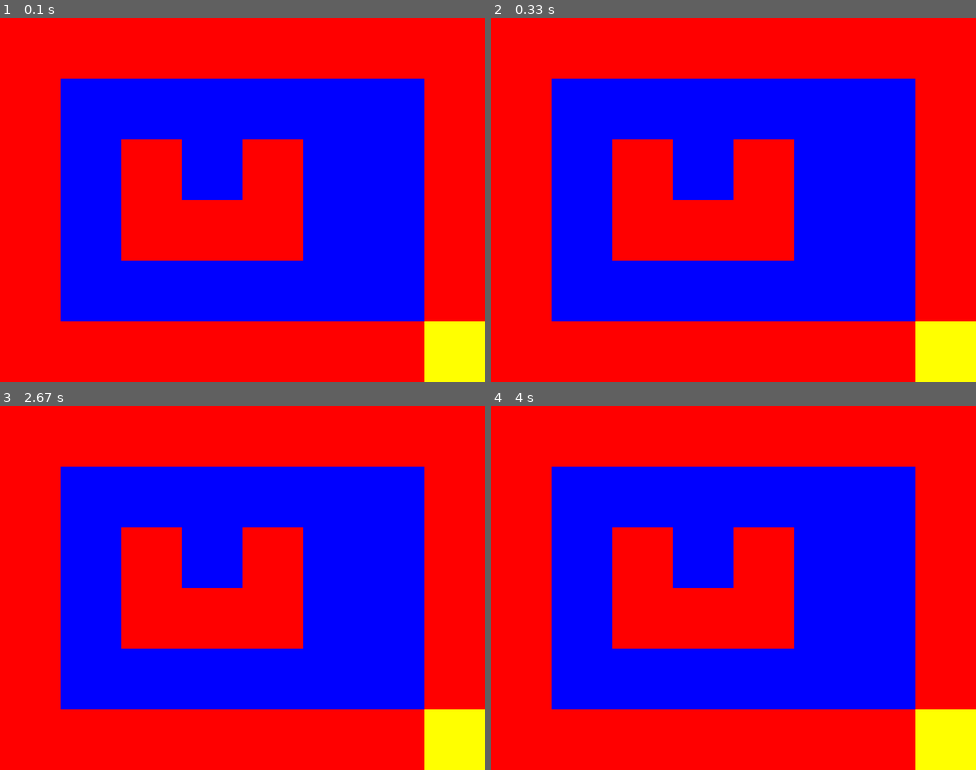
Above: before the commit, frames 1-4 (two rows, left to right).
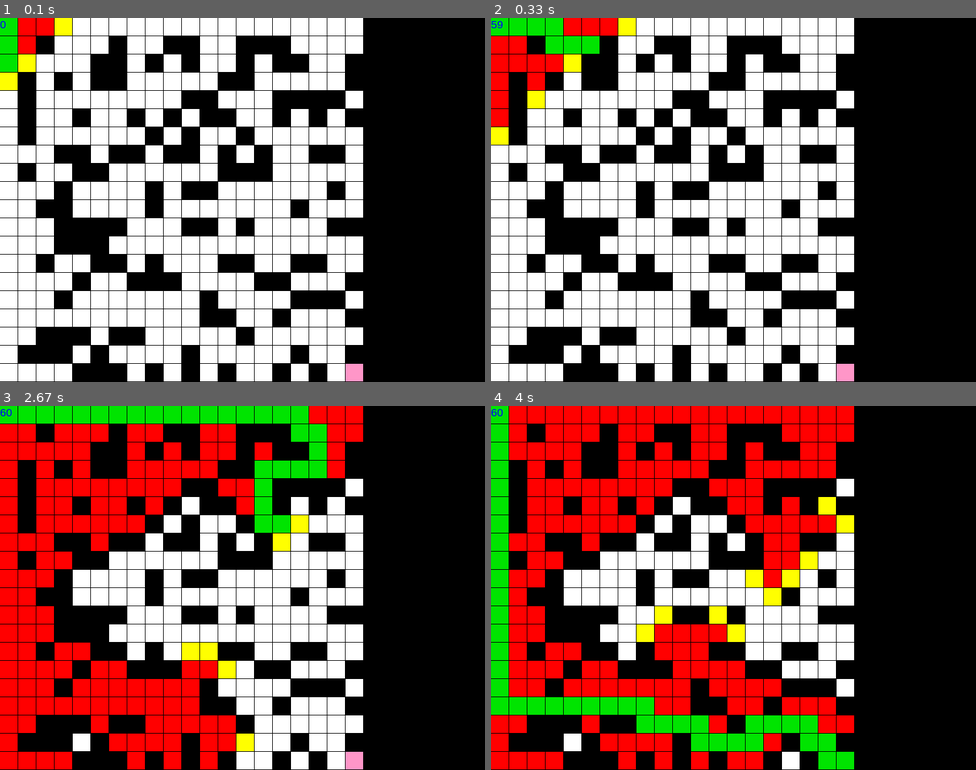
Above: after the commit, the same moments.

Repository: screamodgaf/A-star_Pathfinding-Pygame
Game: pygame game, started from main.py
The game is run twice, just before and just after one commit, with the same random seed, the same clock (stepped at 60 frames per second) and the same inputs.
Inputs:
- Up to frame 1 (0.1 s): no input
- Up to frame 2 (0.33 s): no input
- Up to frame 3 (2.67 s): hold Right 0.33-0.8 s; hold Up 0.83-1.13 s; hold Right 1.17-1.63 s; hold Left from 2.57 s (still down)
- Up to frame 4 (4 s): release Left at 2.97 s; hold Up 3-3.37 s; hold Right from 3.4 s (still down)

The runs differ from the first frame. In frame 1, 99% of the frame differs, in the area x 0-100%, y 0-100%; in frame 2, 98%; in frame 3, 84%; in frame 4, 82%.

Commit message:
3. A* (A-star) search algorithm implemented

Diff:
--- a/main.py
+++ b/main.py
@@ -1,9 +1,8 @@
 # Import the pygame module
 import pygame
 import sys
+import random
 from node import Node
-
-
 def createControlableObject():
     # Create a rectangle object
     rect = pygame.Rect(100, 300, 100, 50)
@@ -29,6 +28,16 @@
         # Move the rectangle down
         player.move_ip(0, 5)
 
+def fps_counter(screen, system_font):
+    fps = str(int(clock.get_fps()))
+    fps_text = system_font.render(fps, 1, pygame.Color("BLUE"))
+    screen.blit(fps_text, (0, 0))  # Adjust the position as needed
+
+def getSystemFont():
+    font_name = "Arial"
+    system_font_size = 18
+    system_font = pygame.font.SysFont(font_name, system_font_size)
+    return system_font
 def createObjectsToDraw():
 
     rect = pygame.Rect(600, 300, 100, 50)
@@ -49,24 +58,129 @@
     for y in range(MATRIX_HEIGHT):
         for x in range(MATRIX_WIDTH):
             node = Node(x * FIELD_SIZE, y * FIELD_SIZE, FIELD_SIZE, FIELD_SIZE) #instead: rect = pygame.Rect(posX, posY, FIELD_SIZE, FIELD_SIZE)
+            #if its 1 in matrix, set the associated node as an unpenetrable obstackle:
+            if matrix[x + y * MATRIX_WIDTH] ==1:
+                node.setAsObstackle()
             worldRectsList.append(node)
 
     print("number of elements in worldRectsList: ", len(worldRectsList))
     return worldRectsList
 
-def drawMatrix(screen, matrix, MATRIX_HEIGHT, MATRIX_WIDTH, worldRectsList):
+def determineNeighboursOfAllNodes(worldRectsList, MATRIX_HEIGHT, MATRIX_WIDTH):
+    for i in range(len(worldRectsList)):
+        worldRectsList[i].determineNeighboursOfNode(worldRectsList, MATRIX_HEIGHT, MATRIX_WIDTH)
+
+def calculateHeuristics(p1, p2):
+    #euclidean distance - distance between current node and the end:
+    #dist = math.sqrt(  math.pow((p2.x/100 - p1.x/100), 2)
+                     #+ math.pow((p2.y/100 - p1.y/100), 2)  )
+
+    #Manhatan distance: the distance between two points measured along axes at right angles. In a plane with p1 at (x1, y1) and p2 at (x2, y2), it is |x1 - x2| + |y1 - y2|. Lm distance:
+    dist = abs(p1.x/100 - p2.x/100) + abs(p1.y/100 - p2.y/100)
+    print(dist)
+    return dist
+
+def drawMatrix(screen, matrix, MATRIX_HEIGHT, MATRIX_WIDTH, FIELD_SIZE, worldRectsList):
     BLUE = (0,0,255)
     RED = (255,0,0)
-    YELLOW = (255,255,0)
-
+    WHITE = (255,255,255)
+    BLACK = (0,0,0)
     for y in range(MATRIX_HEIGHT):
         for x in range(MATRIX_WIDTH):
             if matrix[x + y * MATRIX_WIDTH] == 0:
-                worldRectsList[x + y * MATRIX_WIDTH].draw(screen, BLUE)
+                worldRectsList[x + y * MATRIX_WIDTH].draw(screen, FIELD_SIZE, WHITE)
             elif matrix[x + y * MATRIX_WIDTH] == 1:
-                worldRectsList[x + y * MATRIX_WIDTH].draw(screen, RED)
-
-    worldRectsList[(MATRIX_WIDTH-1) + (MATRIX_HEIGHT-1) * MATRIX_WIDTH].draw(screen, YELLOW)
+                worldRectsList[x + y * MATRIX_WIDTH].draw(screen, FIELD_SIZE, BLACK)
+
+def drawStartAndGoalNodes(screen, FIELD_SIZE, worldRectsList, startNode, goalNode):
+    PINK = (255,150,200)
+    for i in range(len(worldRectsList)):
+        if worldRectsList[i] == startNode or worldRectsList[i] == goalNode:
+            worldRectsList[i].draw(screen, FIELD_SIZE, PINK)
+def drawNodesToBeEvaluated(screen, MATRIX_HEIGHT, MATRIX_WIDTH, FIELD_SIZE, worldRectsList, nodesToBeEvaluated):
+    #draw the nodes from nodesToBeEvaluated list:
+    YELLOW = (255,255,0)
+    for i in range(len(nodesToBeEvaluated)):
+        nodesToBeEvaluated[i].draw(screen, FIELD_SIZE, YELLOW)
+
+def drawNodesEvaluated(screen, MATRIX_HEIGHT, MATRIX_WIDTH, FIELD_SIZE, worldRectsList, nodesEvaluated):
+    #draw the nodes from nodesEvaluated list:
+    RED = (255,0,0)
+    for i in range(len(nodesEvaluated)):
+        nodesEvaluated[i].draw(screen, FIELD_SIZE, RED)
+
+
+def drawPath(screen,  FIELD_SIZE, pathList):
+    #print("path length: ", len(pathList))
+    #draw the nodes from nodesEvaluated list:
+    GREEN = (0, 228, 0)
+    for i in range(len(pathList)):
+        pathList[i].draw(screen, FIELD_SIZE, GREEN)
+
+def estimateActualPath(currentNode):
+    if currentNode == 0:
+        print("currentNode ==0!")
+        return
+    tempNode = currentNode
+    pathList.append(tempNode)
+    # this while loop condition goes all the way back to the startNode:
+    while tempNode.getPrevious() != None:
+        pathList.append(tempNode.getPrevious())
+        # if previous mode was found, check now its own previous node by setting it do "tempNode" which existence is the while loop condition:
+        tempNode = tempNode.getPrevious()
+
+def pathFinding(nodesToBeEvaluated, nodesEvaluated, goalNode, MATRIX_HEIGHT, MATRIX_WIDTH, pathList):
+    #print("id1 is: ", id(endNode))
+    lowestFNodeIndex = 0
+    currentNode = 0
+    if len(nodesToBeEvaluated) >0:
+        for i in range(len(nodesToBeEvaluated)):
+            #if there is a node better suiting the easest path - go there setting it as current:
+            if nodesToBeEvaluated[i].getF() < nodesToBeEvaluated[lowestFNodeIndex].getF():
+                lowestFNodeIndex = i
+                currentNode = nodesToBeEvaluated[lowestFNodeIndex]
+    else:
+        print("Goal unreachable!!!")
+        return currentNode
+    # current node is the node in the nodesToBeEvaluated list having the LOWEST fScore:
+    currentNode = nodesToBeEvaluated[lowestFNodeIndex]
+
+    if currentNode == goalNode:
+        estimateActualPath(currentNode)
+        print("We reached the goal!")
+
+        # we must return currentNode, cause in the main loop there
+        return currentNode
+
+    nodesToBeEvaluated.remove(currentNode)
+    #nodesEvaluated consist of currents (red), but not all corrents create the path:
+    nodesEvaluated.append(currentNode)
+    #check every single neighbour of the current node for g value:
+    neighboursOfCurrent = currentNode.getNeighbourList()
+    for i in range(len(neighboursOfCurrent)):
+        print("nr neighbours: ", len(neighboursOfCurrent))
+        neighbour = neighboursOfCurrent[i]
+        #check if a neighbour was already evaluated (meaning is present in nodesEvaluated):
+        if (neighbour not in nodesEvaluated) and (neighbour.checkIfObstackle() == False) :
+            #and if it was not evaluated, get its g and add 1 to it, as every neighbour of current node will have higher g (current.g + 1):
+            tempG = currentNode.getG() +1 + calculateHeuristics(neighbour, goalNode)
+            #check, if the neighbour with a lower tempG was already found in nodesToBeEvaluated (meaning there is a better way to get there):
+            if neighbour in nodesToBeEvaluated:
+                #so if the neighbour was already evaluated and its g is smaller than tempG, set its g to tempG:
+                if neighbour.getG() > tempG:
+                    neighbour.setG(tempG)
+            #and if the neighbour is not in nodesToBeEvaluated, set its g to the current's g +1 (currentNode.getG() +1):
+            else:
+                neighbour.setG(tempG)
+                nodesToBeEvaluated.append(neighbour)
+            #setting heuristics (educated guess how long will it take to get to the end) for the neighbour:
+            neighbour.setH(calculateHeuristics(neighbour, goalNode))
+            neighbour.setF( neighbour.getG() + neighbour.getH() )
+            #get the previous node (where it came from), for finding the best path:
+            #so we seek for the best neighbour, and set current node as the predecesor of the neighbour
+            neighbour.setPrevious(currentNode)
+
+    return currentNode
 
 # Initialize pygame
 pygame.init()
@@ -84,25 +198,55 @@
 
 # Create a color object
 color = pygame.Color(255, 0, 0)
-
+'''
 #Create matrix
-matrix = [1,1,1,1,1,1,1,1,
-          1,0,0,0,0,0,0,1,
-          1,0,1,0,1,0,0,1,
-          1,0,1,1,1,0,0,1,
-          1,0,0,0,0,0,0,1,
-          1,1,1,1,1,1,1,1]
+matrix = [0,1,0,0,0,0,0,0,
+          0,1,0,0,0,0,0,0,
+          0,0,0,0,0,0,0,0,
+          1,1,1,1,1,1,1,0,
+          0,0,0,0,0,0,1,0,
+          0,0,0,0,0,0,1,0]
 
 MATRIX_HEIGHT = 6
 MATRIX_WIDTH = 8
-FIELD_SIZE = 100
+FIELD_SIZE = 30
+'''
+MATRIX_HEIGHT = 20
+MATRIX_WIDTH = 20
+FIELD_SIZE = 30
+matrix = [0] * MATRIX_HEIGHT * MATRIX_WIDTH
+
+
+#make random obstackles
+for _ in range(150):
+    x = random.randint(1, MATRIX_WIDTH-1)
+    y = random.randint(1, MATRIX_HEIGHT-1)
+    matrix[x + y * MATRIX_WIDTH] = 1
 
 worldRectsList = associateMatrixToDrawableRects(matrix, MATRIX_HEIGHT, MATRIX_WIDTH, FIELD_SIZE)
+
+#make every mode in the matrix (worldRectsList) know its neighbours (fill neighbours list in every node)
+determineNeighboursOfAllNodes(worldRectsList, MATRIX_HEIGHT, MATRIX_WIDTH)
 
 nodesToBeEvaluated = [] #open set - when this list gets empty and the goal is not reacher, the search must be stopped | it starts with initial node
 nodesEvaluated = [] #close set is empty at the beginning
+pathList = []
+
 startNode = worldRectsList[0 + 0 * MATRIX_WIDTH]
-endNode = worldRectsList[0 + 0 * MATRIX_WIDTH]
+#goalNode = worldRectsList[7 + 5 * MATRIX_WIDTH]
+goalNode = worldRectsList[(MATRIX_WIDTH-1) + (MATRIX_HEIGHT-1)* MATRIX_WIDTH]
+#make sure the start and the goal nodes are not obstackles, otherwise they d never be checked and this goal wouldnt be reached:
+startNode.setAsObstackle(False)
+goalNode.setAsObstackle(False)
+#add starting node to nodesToBeEvaluated:
+nodesToBeEvaluated.append(startNode)
+
+
+
+system_font = getSystemFont()
+#test
+#test  = worldRectsList[7 + 0 * MATRIX_WIDTH]
+#nodesEvaluated.append(test)
 
 
 # Create a variable for the game loop
@@ -121,12 +265,27 @@
     # Fill the screen with black
     screen.fill((0, 0, 0))
 
-    #draw your objects on the screen:
-    drawMatrix(screen, matrix, MATRIX_HEIGHT, MATRIX_WIDTH, worldRectsList)
+    currentNode = pathFinding(nodesToBeEvaluated, nodesEvaluated, goalNode, MATRIX_HEIGHT, MATRIX_WIDTH, pathList)
+    # draw A* algorithm at work:
+    estimateActualPath(currentNode)
+
+    #draw nodes on the screen according to the natrix:
+    drawMatrix(screen, matrix, MATRIX_HEIGHT, MATRIX_WIDTH, FIELD_SIZE, worldRectsList)
+
+    # draw the nodes from nodesEvaluated list:
+    drawNodesEvaluated(screen, MATRIX_HEIGHT, MATRIX_WIDTH, FIELD_SIZE, worldRectsList, nodesEvaluated) #RED
+
+    #draw the nodes from nodesToBeEvaluated list:
+    drawNodesToBeEvaluated(screen, MATRIX_HEIGHT, MATRIX_WIDTH, FIELD_SIZE, worldRectsList, nodesToBeEvaluated)  #YELLOW
+
+    drawStartAndGoalNodes(screen, FIELD_SIZE, worldRectsList, startNode, goalNode)
+
+    drawPath(screen, FIELD_SIZE, pathList)
+    pathList.clear()
+
     #drawObjects(listOfObjectsToDraw)
     #drawControlableObject(player)
-
-
+    fps_counter(screen, system_font)
     # Update the display
     pygame.display.update()
     # Control the frame rate
--- a/node.py
+++ b/node.py
@@ -9,10 +9,56 @@
         self.g = 0
         #h - cost from the current node to the goal node.
         self.h = 0
+        #node's all neighbours:
+        self.neighbours = []
+        #this node's predecessor in path:
+        self.previous = None
+        #is the node an unpenetrable obstacle?:
+        self.obstacle = False
 
         #calling the parent class constructor (pygame.Rect)
         super().__init__(x, y, width, height)
+    def setAsObstackle(self, val = True):
+        self.obstacle = val
+    def checkIfObstackle(self):
+        return self.obstacle
+    def getF(self):
+        return self.f
+    def setF(self, val):
+        self.f = val
+    def getG(self):
+        return self.g
+    def setG(self, val):
+        self.g = val
+    def getH(self):
+       return self.h
+    def setH(self, val):
+        self.h = val
+    def getPrevious(self):
+        return self.previous
+    def setPrevious(self, val):
+        self.previous = val
+    def getNeighbourList(self):
+        return self.neighbours
+    def draw(self, screen, FIELD_SIZE, color):
+        grid_thickness = 1
+        # Draw the rectangle on the screen using the specified color
+        pygame.draw.rect(screen, color, pygame.Rect(self.x, self.y,FIELD_SIZE-grid_thickness,
+                                                                   FIELD_SIZE-grid_thickness))
 
-    def draw(self, screen, color):
-        # Draw the rectangle on the screen using the specified color
-        pygame.draw.rect(screen, color, self)
+
+    def determineNeighboursOfNode(self, worldRectsList, MATRIX_HEIGHT, MATRIX_WIDTH):
+        x = int(self.x/self.size[0]) #100
+        y = int(self.y/self.size[0])
+        if x - 1 >= 0:
+            left = worldRectsList[(x - 1) + y * MATRIX_WIDTH]
+            self.neighbours.append(left)
+        if x + 1 < MATRIX_WIDTH:
+            right = worldRectsList[(x + 1) + y * MATRIX_WIDTH]
+            self.neighbours.append(right)
+        if y - 1 >= 0 :
+            up = worldRectsList[x + (y - 1) * MATRIX_WIDTH]  # (y-1) must be in braces !!!
+            self.neighbours.append(up)
+        if y + 1 < MATRIX_HEIGHT:
+            down = worldRectsList[x + (y + 1) * MATRIX_WIDTH]
+            self.neighbours.append(down)
